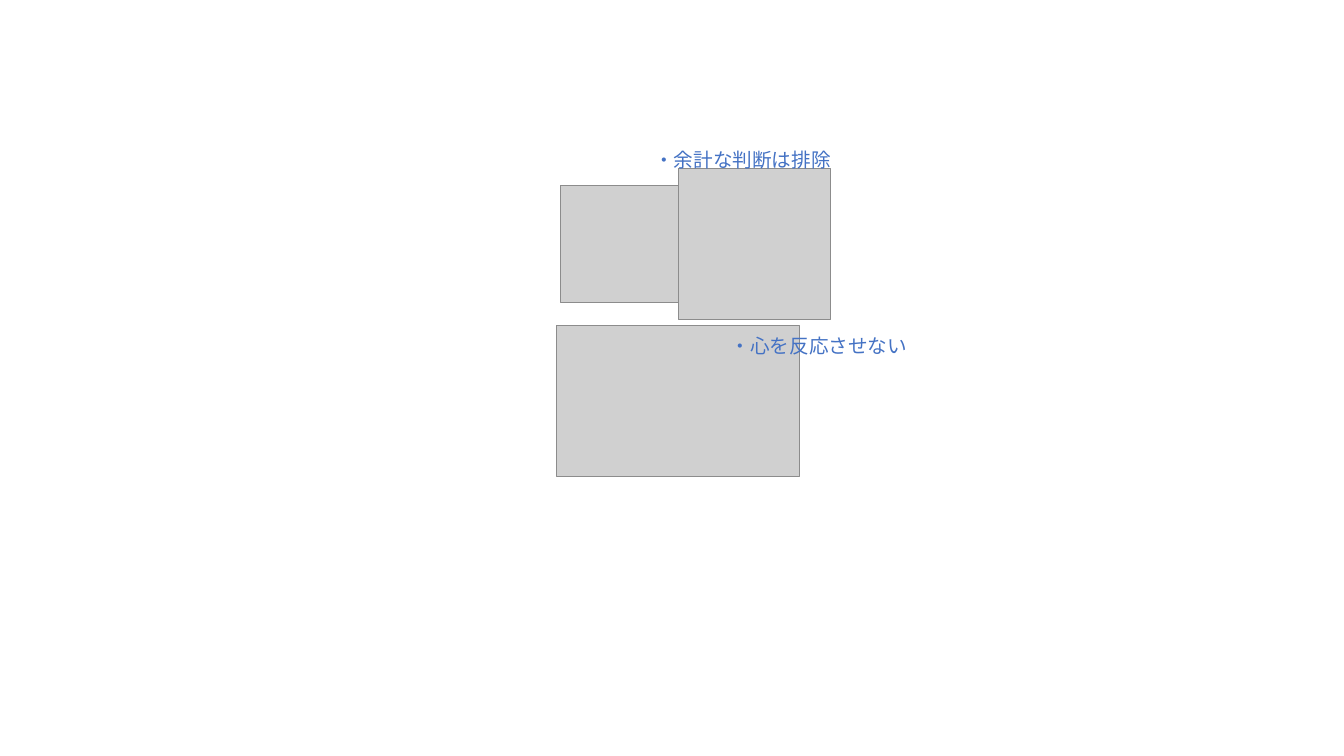
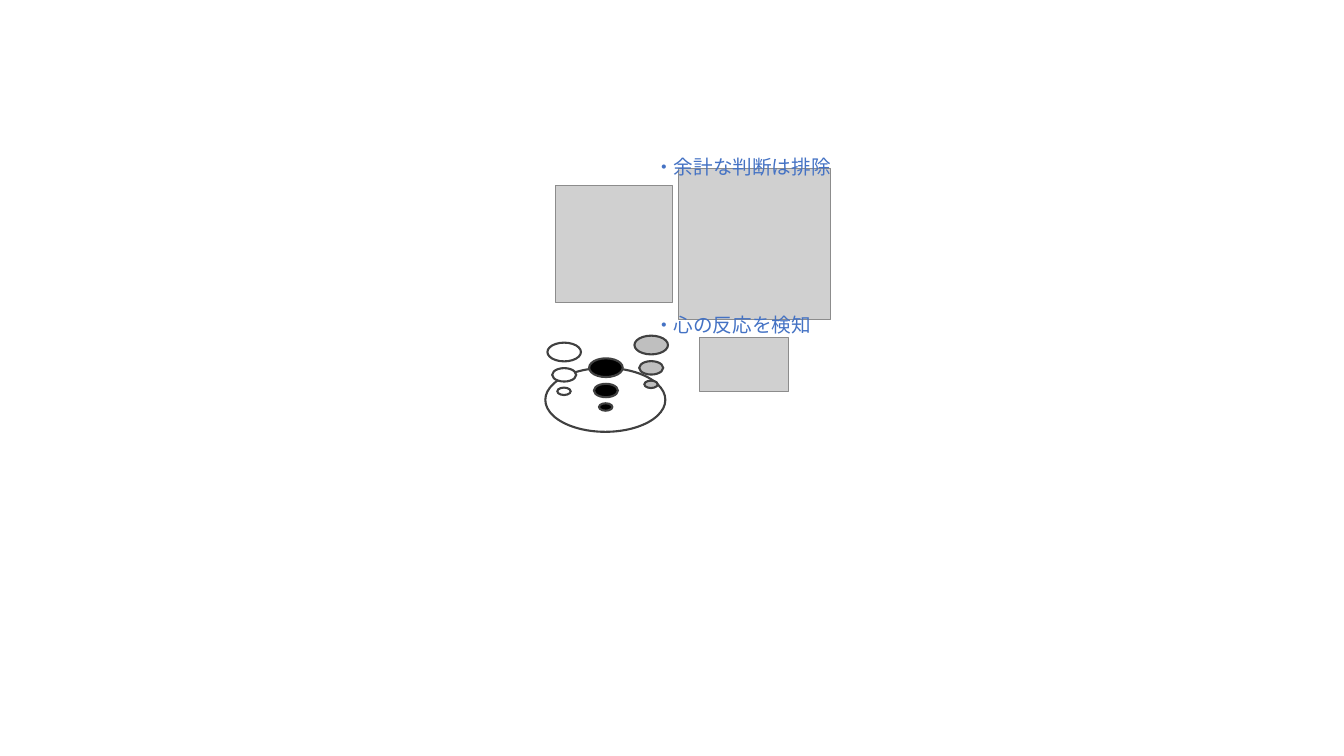
Before and after one commit to sasachichito/memos, a slide deck: slide 2 of 限りある時間の使い方.pptx. Drawn at 1344x756 pixels with LibreOffice and Linux fonts; fonts in the diff are those of the drawing; grey boxes stand for pictures. Boxes give left, top, right and bottom in pixels: in the first picture for what was removed or moved away, otherwise in the second. Text is boxed around its words. In the diff, an @@ line names an element or a change of style, - is before the commit and + after.

```diff
--- a/限りある時間の使い方.pptx
+++ b/限りある時間の使い方.pptx
@@ text "・余計な判断は排除" moved from (x1=654, y1=150, x2=831, y2=173) to (x1=654, y1=153, x2=831, y2=179) @@
@@ picture moved from (x1=561, y1=186, x2=678, y2=302) to (x1=556, y1=186, x2=673, y2=302) @@
@@ picture removed at (x1=557, y1=326, x2=800, y2=477) @@
@@ text at (x1=654, y1=311, x2=811, y2=337): text changed @@
-・心を反応させない
+・心の反応を検知
@@ ellipse added at (x1=547, y1=343, x2=581, y2=362), fill #FFFFFF, outline #404040 1.5 pt @@
@@ ellipse added at (x1=589, y1=359, x2=622, y2=378), fill #000000, outline #404040 1.5 pt @@
@@ ellipse added at (x1=634, y1=336, x2=667, y2=355), fill #BFBFBF, outline #404040 1.5 pt @@
@@ picture added at (x1=700, y1=338, x2=788, y2=391) @@
@@ ellipse added at (x1=545, y1=368, x2=665, y2=432), outline #404040 1.5 pt @@
@@ ellipse added at (x1=553, y1=368, x2=577, y2=381), fill #FFFFFF, outline #404040 1.5 pt @@
@@ ellipse added at (x1=558, y1=388, x2=571, y2=395), fill #FFFFFF, outline #404040 1.5 pt @@
@@ ellipse added at (x1=594, y1=384, x2=618, y2=397), fill #000000, outline #404040 1.5 pt @@
@@ ellipse added at (x1=639, y1=361, x2=663, y2=374), fill #BFBFBF, outline #404040 1.5 pt @@
@@ ellipse added at (x1=644, y1=381, x2=657, y2=388), fill #BFBFBF, outline #404040 1.5 pt @@
@@ ellipse added at (x1=599, y1=403, x2=612, y2=410), fill #000000, outline #404040 1.5 pt @@
```
Also in this commit, not shown: 1 other file.
